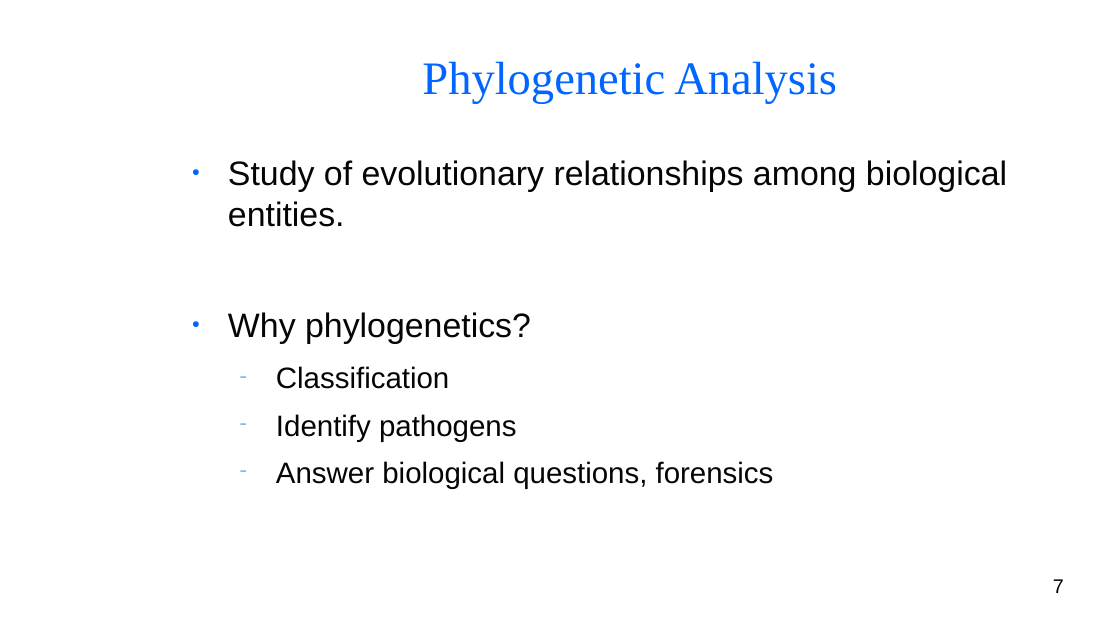
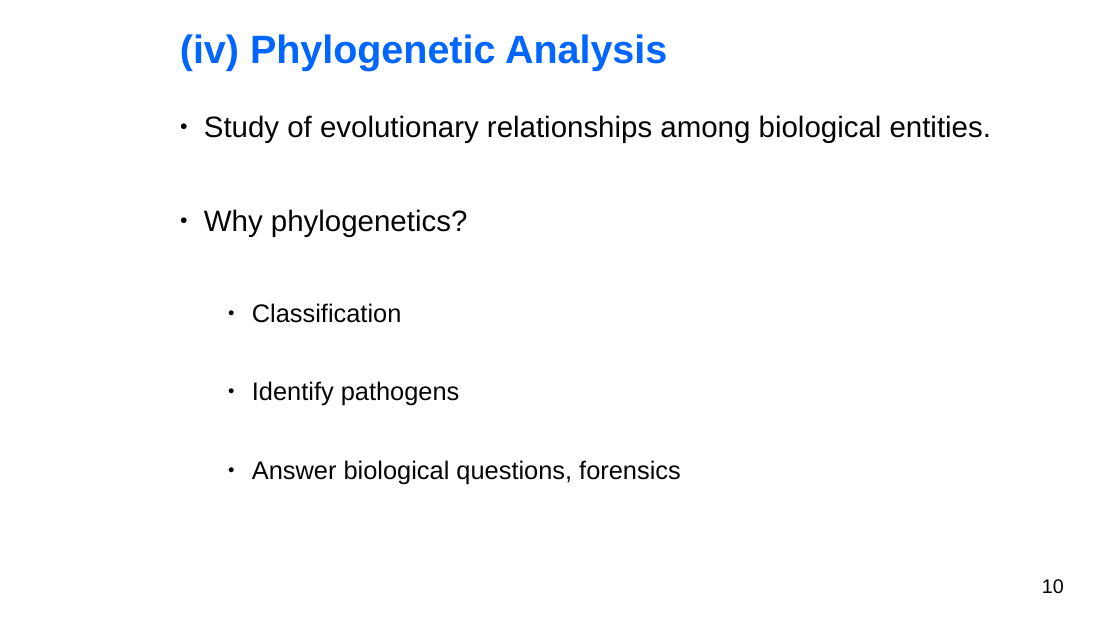
Before and after one commit to BryanAbuchery/Group_Project, a slide deck: slide 10 of Group_presentation.odp (slide 7 before the commit). Drawn at 1120x630 pixels with LibreOffice and Linux fonts; fonts in the diff are those of the drawing; background and template pictures are left out. Boxes give left, top, right and bottom in pixels: in the first picture for what was removed or moved away, otherwise in the second. Text is boxed around its words. In the diff, an @@ line names an element or a change of style, - is before the commit and + after.

```diff
--- a/Group_presentation.odp
+++ b/Group_presentation.odp
@@ title "(iv) Phylogenetic Analysis" at (180, 34, 667, 71): vertical alignment middle to top @@
@@ title at (180, 34, 667, 71): text changed; size 33 to 28 pt; font Times New Roman to Arial; bold on @@
-Phylogenetic Analysis
+(iv) Phylogenetic Analysis
@@ text "Study of evolutionary relationships among ...": place and size @@
-text "Study of evolutionary relationships among ..." at (228, 160, 1007, 489)
+text "Study of evolutionary relationships among ..." at (204, 115, 991, 485)
@@ text "Study of evolutionary relationships among ..." at (204, 115, 991, 485): size 24 to 20.9 pt in "Study of evolutionary relationships among biological entitie ...", "Why phylogenetics?"; size 20.9 to 18 pt in "Classification", "Identify pathogens", "Answer biological questions, forensics"; indent changed; less space between paragraphs; bullet colour #0066FF to #000000; bullet − to ●; list level 2 to 3 in "Classification"; list level 2 to 3 in "Identify pathogens"; list level 2 to 3 in "Answer biological questions, forensics" @@
@@ page number at (1042, 579, 1064, 594): text changed @@
-7
+10
```
Also in this commit, not shown: 8 other slides changed, 6 slides added, 3 slides removed.
